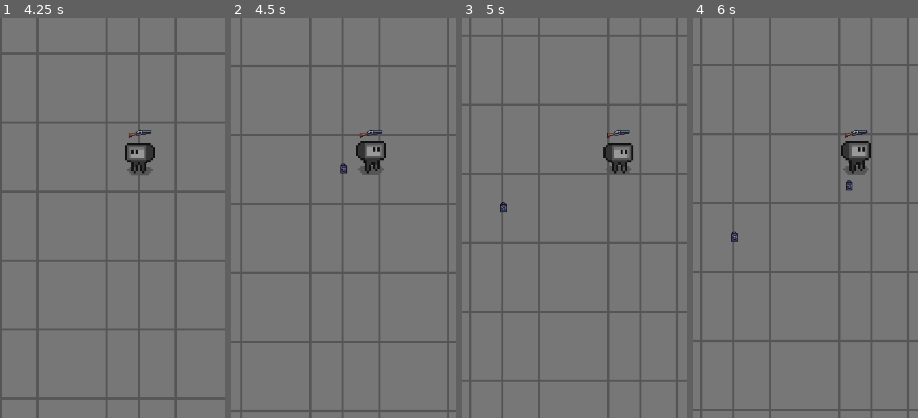
Above: before the commit, frames 1-4 (left to right).
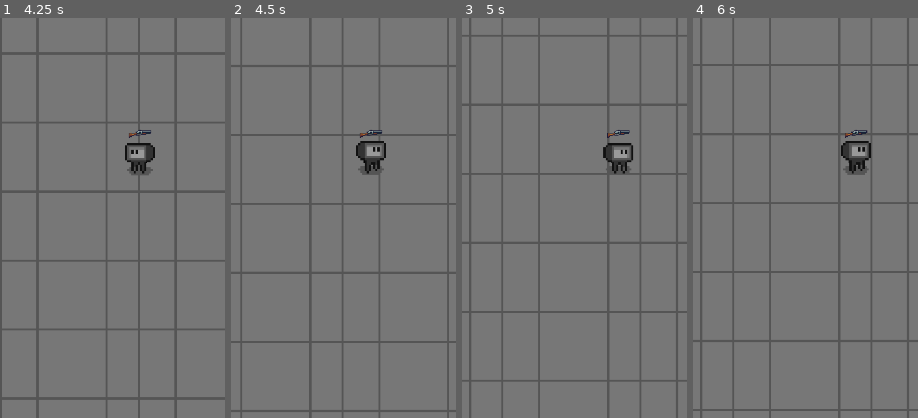
Above: after the commit, the same moments.

Repository: Davideee03/MobileComputing
Game: Godot game, scene res://Scenes/Towns/Town.tscn
The game is run twice, just before and just after one commit, with the same random seed, the same clock (stepped at 60 frames per second) and the same inputs. Sound files missing from this copy of the repository are replaced by a short silence.
Inputs (mouse positions are % of the whole screen's width and height, from its top left):
- Up to frame 1 (4.25 s): click "Mine : 0" at 0.5 s; click "Start Wave" at 1.25 s; click "Mine : 0" at 2 s; click "Mine : 0" at 2.75 s; move the mouse to (72, 45) at 3.52 s; tap A (a) at 3.6 s; click (72, 45) at 3.67 s
- Up to frame 2 (4.5 s): tap Enter at 4.25 s; drag from (30, 55) to (50, 50) at 4.27 s
- Up to frame 3 (5 s): no input
- Up to frame 4 (6 s): move the mouse to (60, 28) at 5.02 s; tap A (a) at 5.1 s; click (60, 28) at 5.17 s; tap Space at 5.75 s; drag from (45, 70) to (54, 50) at 5.77 s
The pictures show only the part of the screen within x 19-69%, y 33-83%; the shares and areas given below are measured in that part.

Frame 1 is identical in both runs. In frame 2, less than 0.1% of the frame differs, in the area x 48-52%, y 36-39%; in frame 3, less than 0.1%; in frame 4, 0.2%, in the area x 16-72%, y 40-56%.

Commit message:
Work in Progress on Mine

Diff:
--- a/Scenes/Towns/Town.tscn
+++ b/Scenes/Towns/Town.tscn
@@ -285,6 +285,7 @@
 mine = ExtResource("7_iuk4v")
 
 [node name="Mine" type="Button" parent="Player/UI/UI/Explosives"]
+unique_name_in_owner = true
 layout_mode = 0
 offset_right = 17.0
 offset_bottom = 22.0
--- a/Scenes/UI/Shop.tscn
+++ b/Scenes/UI/Shop.tscn
@@ -60,14 +60,14 @@
 [node name="Explosives" type="ScrollContainer" parent="."]
 visible = false
 layout_mode = 2
-script = ExtResource("6_ouukq")
 metadata/_tab_index = 1
 
 [node name="VBoxContainer" type="VBoxContainer" parent="Explosives"]
 layout_mode = 2
 size_flags_horizontal = 3
+script = ExtResource("6_ouukq")
 
-[node name="Mine" type="Button" parent="Explosives/VBoxContainer"]
+[node name="MineShop" type="Button" parent="Explosives/VBoxContainer"]
 layout_mode = 2
 text = "Mine"
 
@@ -90,4 +90,4 @@
 [connection signal="button_down" from="Weapons/VBoxContainer/ShotGunShopButton" to="Weapons/VBoxContainer/ShotGunShopButton" method="_on_button_down"]
 [connection signal="button_down" from="Weapons/VBoxContainer/MachineGunShopButton" to="Weapons/VBoxContainer/MachineGunShopButton" method="_on_button_down"]
 [connection signal="button_down" from="Weapons/VBoxContainer/AssaultRifleShopButton" to="Weapons/VBoxContainer/AssaultRifleShopButton" method="_on_button_down"]
-[connection signal="pressed" from="Explosives/VBoxContainer/Mine" to="Explosives" method="_on_mine_pressed"]
+[connection signal="pressed" from="Explosives/VBoxContainer/MineShop" to="Explosives/VBoxContainer" method="_on_mine_pressed"]
--- a/Scripts/Explosives/Explosives.gd
+++ b/Scripts/Explosives/Explosives.gd
@@ -1,8 +1,6 @@
 class_name Explosives
 extends Node
 
-var mine : PackedScene = preload("res://Scenes/Explosives/Mine.tscn")
-var position = Vector2 (200,200)
 
 # Called when the node enters the scene tree for the first time.
 func _ready() -> void:
--- a/Scripts/Explosives/Mine.gd
+++ b/Scripts/Explosives/Mine.gd
@@ -1,6 +1,6 @@
 extends Explosives
 
-var damage : float = 5000000000
+var damage : float = 5000
 var time : float = 0.1
 
 # Called when the node enters the scene tree for the first time.
@@ -12,11 +12,12 @@
 func _process(delta: float) -> void:
 	pass
 
-# Check if enemies have entered the area
+#Check if enemies have entered the area
 func _on_detector_area_entered(area):
 	await get_tree().create_timer(time).timeout
 	damage_area()
 
+#Deals damage to enemies within the DamageArea
 func damage_area() -> void:
 	var DamageArea = get_child(1)
 	var overlapping_areas = DamageArea.get_overlapping_areas()
@@ -25,11 +26,3 @@
 		area.take_damage(damage)
 		print("Danno")
 	queue_free()
-
-#func _on_button_down() -> void:
-	#var player = get_node("Player")
-	#print("Ok")
-	#print(player.global_position)
-	#var explosive = mine.instantiate()
-	#add_child(explosive)
-	#explosive.global_position = player.global_position
--- a/Scripts/UI/ExplosivesButton.gd
+++ b/Scripts/UI/ExplosivesButton.gd
@@ -4,7 +4,7 @@
 @export var mine: PackedScene
 var mine_count : float = 0
 @onready var mine_button : Button = $Mine
-@onready var player : CharacterBody2D
+var player : CharacterBody2D
 
 # Called when the node enters the scene tree for the first time.
 func _ready() -> void:
@@ -14,10 +14,16 @@
 func _process(delta: float) -> void:
 	pass
 
+
 #Creates the mine at the player's position
 func _on_mine_button_down() -> void:
-	player = get_parent().get_parent().get_parent()
-	await get_tree().create_timer(2).timeout
-	var explosive = mine.instantiate()
-	get_tree().root.add_child(explosive)
-	explosive.global_position = player.global_position
+	if mine_count > 0:
+		player = get_parent().get_parent().get_parent()
+		await get_tree().create_timer(2).timeout
+		var explosive = mine.instantiate()
+		get_tree().root.add_child(explosive)
+		explosive.global_position = player.global_position
+		mine_count -= 1
+		mine_button.text = "Mine: " + str(mine_count)
+	else:
+		print ("No mines available")
--- a/Scripts/UI/ExplosivesShop.gd
+++ b/Scripts/UI/ExplosivesShop.gd
@@ -7,5 +7,5 @@
 #Update purchased mine counter
 func _on_mine_pressed() -> void:
 	mine_count += 1
-	mine_button.text = str(mine_count)
-	print(mine_count)
+	mine_button.text = "Mine: " + str(mine_count)
+	print("Mine Purchased")
